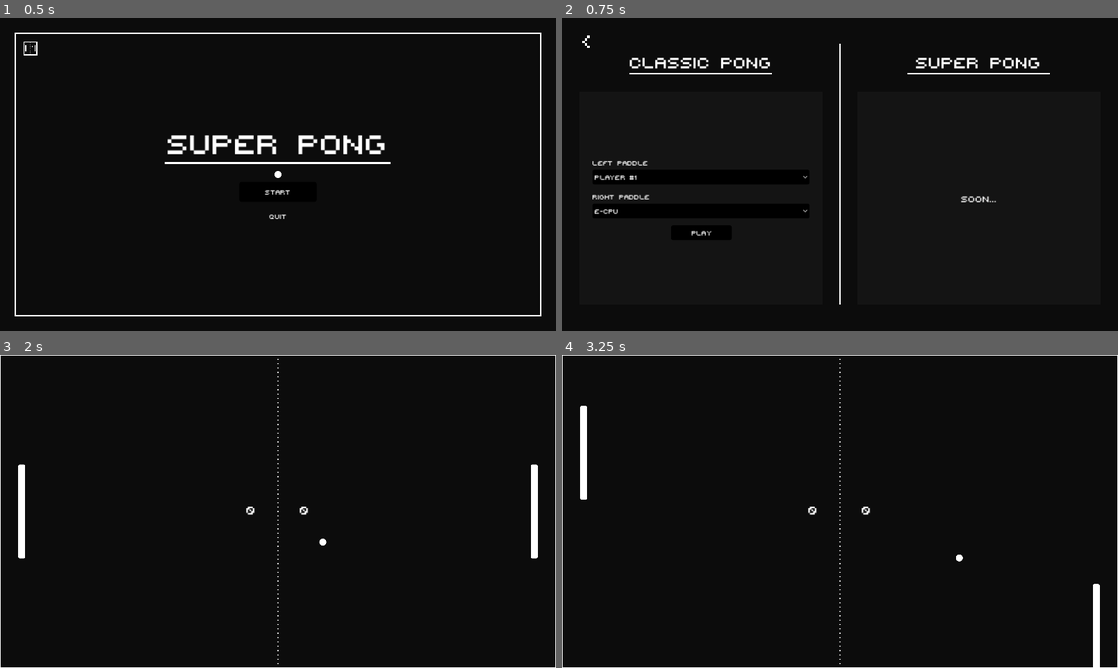
Above: before the commit, frames 1-4 (two rows, left to right).
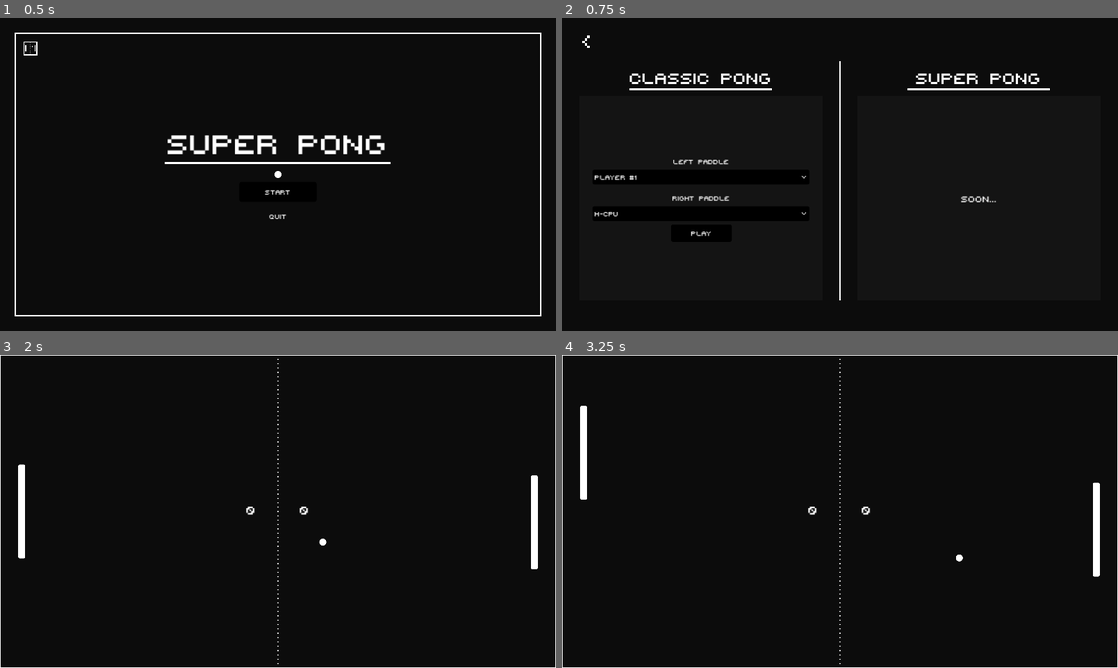
Above: after the commit, the same moments.

Repository: IamFastre/super-pong
Game: Godot game, scene res://scenes/levels/main_menu.tscn
The game is run twice, just before and just after one commit, with the same random seed, the same clock (stepped at 60 frames per second) and the same inputs.
Inputs:
- Up to frame 1 (0.5 s): no input
- Up to frame 2 (0.75 s): click "Start" at 0.5 s
- Up to frame 3 (2 s): click "Play" at 1.25 s
- Up to frame 4 (3.25 s): tap Enter at 2 s; hold W (p1_up) 2.03-2.78 s; hold Shift (p1_sprint) 2.03-2.78 s; hold S (p1_down) from 2.78 s (still down); tap Down (p2_down) at 2.85 s

Frame 1 is identical in both runs. In frame 2, 2.6% of the frame differs, in the area x 5-88%, y 8-92%; in frame 3, less than 0.1%; in frame 4, 0.7%.

Commit message:
ui tweaks and a small bug fix

Diff:
--- a/scenes/levels/mode_selector.tscn
+++ b/scenes/levels/mode_selector.tscn
@@ -31,13 +31,13 @@
 [node name="Classic" type="Control" parent="ModeSelector"]
 layout_mode = 1
 anchor_left = 0.25
-anchor_top = 0.5
+anchor_top = 0.521
 anchor_right = 0.25
-anchor_bottom = 0.5
+anchor_bottom = 0.521
 offset_left = -320.0
-offset_top = -300.0
+offset_top = -275.12
 offset_right = 320.0
-offset_bottom = 300.0
+offset_bottom = 274.88
 
 [node name="Title" type="Label" parent="ModeSelector/Classic"]
 layout_mode = 1
@@ -73,13 +73,13 @@
 layout_mode = 1
 anchors_preset = -1
 anchor_left = 0.5
-anchor_top = 0.592
-anchor_right = 0.5
-anchor_bottom = 0.592
+anchor_top = 0.573
+anchor_right = 0.5
+anchor_bottom = 0.573
 offset_left = -280.0
-offset_top = -245.2
+offset_top = -235.15
 offset_right = 280.0
-offset_bottom = 244.8
+offset_bottom = 234.85
 grow_horizontal = 2
 grow_vertical = 2
 
@@ -91,9 +91,9 @@
 anchor_right = 0.5
 anchor_bottom = 0.5
 offset_left = -250.0
-offset_top = -94.0
+offset_top = -100.0
 offset_right = 250.0
-offset_bottom = 94.0
+offset_bottom = 100.0
 grow_horizontal = 2
 grow_vertical = 2
 
@@ -101,19 +101,23 @@
 layout_mode = 1
 anchors_preset = -1
 anchor_left = 0.5
-anchor_top = 0.351
-anchor_right = 0.5
-anchor_bottom = 0.351
+anchor_top = 0.36
+anchor_right = 0.5
+anchor_bottom = 0.36
 offset_left = -250.0
-offset_top = -65.988
+offset_top = -72.0
 offset_right = 250.0
-offset_bottom = 66.012
+offset_bottom = 72.0
 
 [node name="LeftTitle" type="Label" parent="ModeSelector/Classic/Body/Content/Body"]
+custom_minimum_size = Vector2(0, 30)
 layout_mode = 2
 text = "Left Paddle"
+horizontal_alignment = 1
+vertical_alignment = 1
 
 [node name="LeftOptions" type="OptionButton" parent="ModeSelector/Classic/Body/Content/Body"]
+custom_minimum_size = Vector2(0, 30)
 layout_mode = 2
 size_flags_horizontal = 3
 
@@ -124,25 +128,28 @@
 layout_mode = 2
 
 [node name="RightTitle" type="Label" parent="ModeSelector/Classic/Body/Content/Body"]
-custom_minimum_size = Vector2(175, 0)
+custom_minimum_size = Vector2(0, 30)
 layout_mode = 2
 text = "Right Paddle"
+horizontal_alignment = 1
+vertical_alignment = 1
 
 [node name="RightOptions" type="OptionButton" parent="ModeSelector/Classic/Body/Content/Body"]
+custom_minimum_size = Vector2(0, 30)
 layout_mode = 2
 size_flags_horizontal = 3
 
 [node name="SPButton" parent="ModeSelector/Classic/Body/Content" instance=ExtResource("9_w075v")]
 layout_mode = 1
 anchors_preset = -1
-anchor_left = 0.502
-anchor_top = 0.915
-anchor_right = 0.502
-anchor_bottom = 0.915
-offset_left = -70.0
-offset_top = -16.02
-offset_right = 70.0
-offset_bottom = 15.98
+anchor_left = 0.5
+anchor_top = 0.936
+anchor_right = 0.5
+anchor_bottom = 0.936
+offset_left = -69.0
+offset_top = -27.2
+offset_right = 71.0
+offset_bottom = 12.8
 text = "Play"
 
 [node name="Separator" type="ColorRect" parent="ModeSelector"]
@@ -153,22 +160,22 @@
 anchor_right = 0.502
 anchor_bottom = 0.5
 offset_left = -2.0
-offset_top = -300.0
-offset_right = -0.560059
-offset_bottom = 300.0
+offset_top = -260.0
+offset_right = -0.559937
+offset_bottom = 290.0
 grow_horizontal = 2
 grow_vertical = 2
 
 [node name="Super" type="Control" parent="ModeSelector"]
 layout_mode = 1
 anchor_left = 0.75
-anchor_top = 0.5
+anchor_top = 0.521
 anchor_right = 0.75
-anchor_bottom = 0.5
+anchor_bottom = 0.521
 offset_left = -320.0
-offset_top = -300.0
+offset_top = -275.12
 offset_right = 320.0
-offset_bottom = 300.0
+offset_bottom = 274.88
 
 [node name="Title" type="Label" parent="ModeSelector/Super"]
 layout_mode = 1
@@ -204,13 +211,13 @@
 layout_mode = 1
 anchors_preset = -1
 anchor_left = 0.5
-anchor_top = 0.592
-anchor_right = 0.5
-anchor_bottom = 0.592
+anchor_top = 0.573
+anchor_right = 0.5
+anchor_bottom = 0.573
 offset_left = -280.0
-offset_top = -245.2
+offset_top = -235.15
 offset_right = 280.0
-offset_bottom = 244.8
+offset_bottom = 234.85
 grow_horizontal = 2
 grow_vertical = 2
 
--- a/scenes/levels/scripts/mode_selector.gd
+++ b/scenes/levels/scripts/mode_selector.gd
@@ -43,8 +43,10 @@
 		# Rule #1 of control flow: don't trust and/or precedence
 		if (i == 0 and option.is_human) or (option.is_human and not players_options[i-1].is_human):
 			add_separator("Human")
+			options_len += 1
 		elif (i == 0 and not option.is_human) or (not option.is_human and players_options[i-1].is_human):
 			add_separator("CPU")
+			options_len += 1
 		add_item(option.name)
 
 	classic_left_options.select(1)
--- a/ui/themes/main.tres
+++ b/ui/themes/main.tres
@@ -1,5 +1,6 @@
-[gd_resource type="Theme" load_steps=9 format=3 uid="uid://6okv6pwxtji0"]
+[gd_resource type="Theme" load_steps=10 format=3 uid="uid://6okv6pwxtji0"]
 
+[ext_resource type="Texture2D" uid="uid://ksnba1r771nk" path="res://ui/assets/dropdown.png" id="1_qpoob"]
 [ext_resource type="FontFile" uid="uid://b5sue0dl0b1fx" path="res://assets/fonts/PIXY.ttf" id="1_ws8su"]
 
 [sub_resource type="StyleBoxFlat" id="StyleBoxFlat_vvu4s"]
@@ -88,5 +89,7 @@
 Button/styles/hover_pressed = SubResource("StyleBoxFlat_vhih7")
 Button/styles/normal = SubResource("StyleBoxFlat_j3sap")
 Button/styles/pressed = SubResource("StyleBoxFlat_vhih7")
+OptionButton/constants/arrow_margin = 6
+OptionButton/icons/arrow = ExtResource("1_qpoob")
 Panel/styles/panel = SubResource("StyleBoxFlat_j32b6")
 PopupMenu/styles/panel = SubResource("StyleBoxFlat_t6jlw")
Binary file added: ui/assets/dropdown.png
Not shown, added: ui/assets/dropdown.png.import
